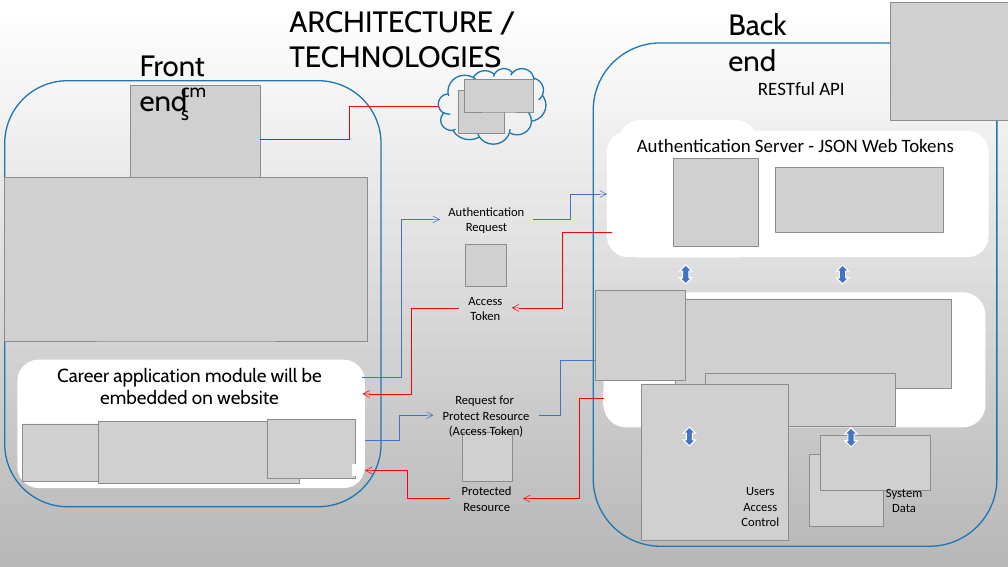
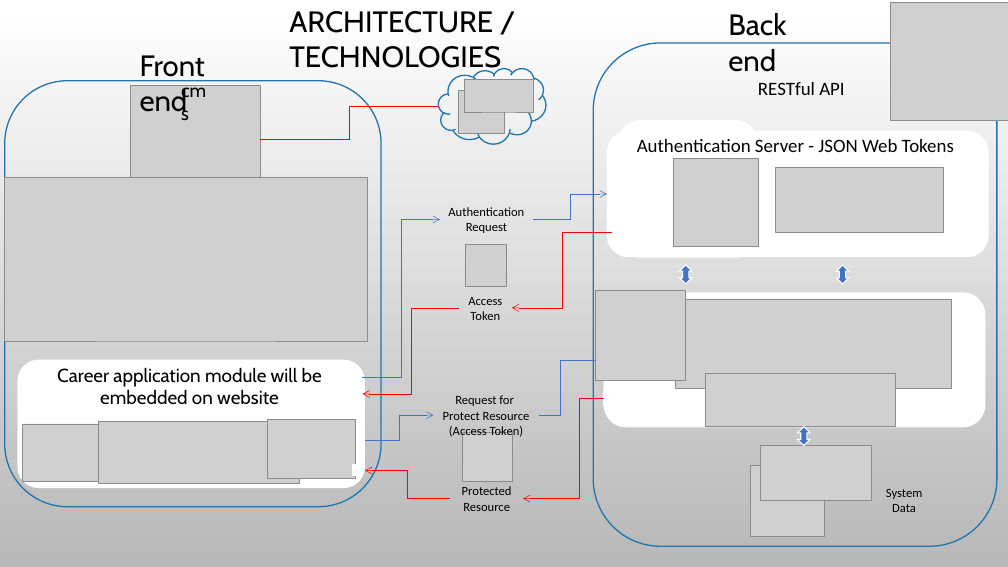
Before and after one commit to alexpt2000/4Year_MainProject_MyCareer, a slide deck: slide 4 of Presentation/Presentation - Project.pptx. Drawn at 1008x567 pixels with LibreOffice and Linux fonts; fonts in the diff are those of the drawing; grey boxes stand for pictures; background and template pictures are left out. Boxes give left, top, right and bottom in pixels: in the first picture for what was removed or moved away, otherwise in the second. Text is boxed around its words. In the diff, an @@ line names an element or a change of style, - is before the commit and + after.

```diff
--- a/Presentation/Presentation - Project.pptx
+++ b/Presentation/Presentation - Project.pptx
@@ picture removed at box(642, 384, 789, 541) @@
@@ freeform shape removed at box(684, 427, 696, 446) @@
@@ picture: place and size @@
-picture at box(820, 436, 931, 491)
+picture at box(761, 446, 871, 501)
@@ freeform shape: place and size @@
-freeform shape at box(845, 428, 858, 447)
+freeform shape at box(798, 426, 810, 445)
@@ picture: place and size @@
-picture at box(810, 454, 884, 526)
+picture at box(750, 465, 824, 536)
@@ text removed at box(741, 487, 779, 526) @@
-Users
-Access Control
```
Also in this commit, not shown: 2 other files.
